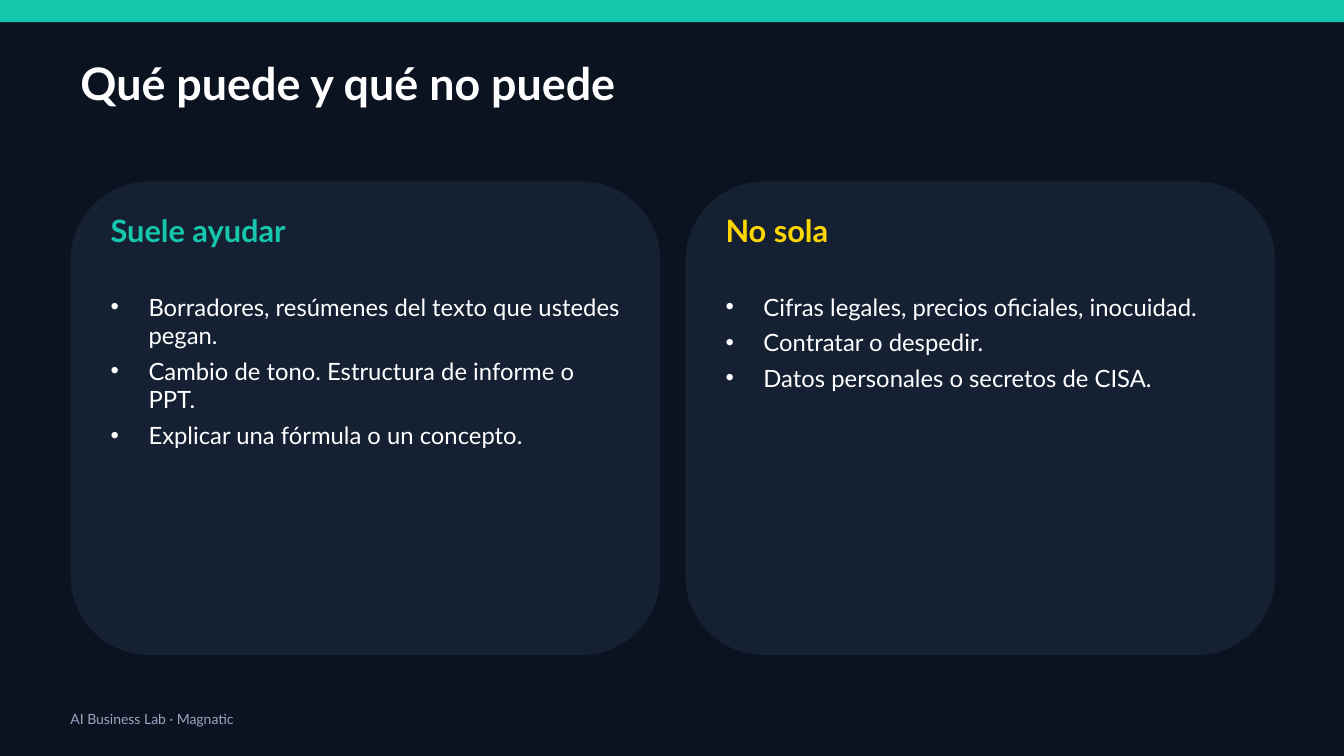
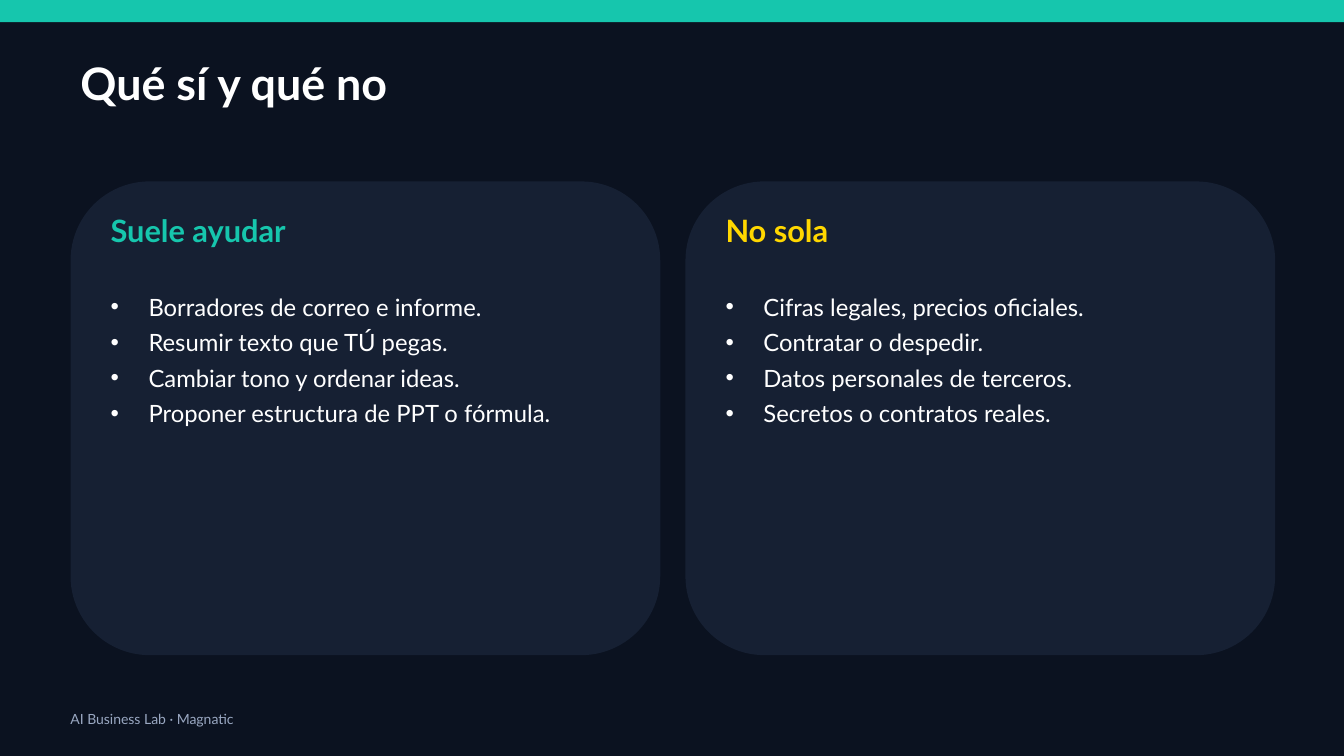
Before and after one commit to xander0408/CURSOS, a slide deck: slide 9 of AI-Business-Lab-Presentacion.pptx (slide 16 before the commit). Drawn at 1344x756 pixels with LibreOffice and Linux fonts; fonts in the diff are those of the drawing. Boxes give left, top, right and bottom in pixels: in the first picture for what was removed or moved away, otherwise in the second. Text is boxed around its words. In the diff, an @@ line names an element or a change of style, - is before the commit and + after.

```diff
--- a/AI-Business-Lab-Presentacion.pptx
+++ b/AI-Business-Lab-Presentacion.pptx
@@ text at [80,67,387,108]: text changed @@
-Qué puede y qué no puede
+Qué sí y qué no
@@ text at [149,298,550,426]: text changed @@
-• Borradores, resúmenes del texto que ustedes pegan.
-• Cambio de tono. Estructura de informe o PPT.
-• Explicar una fórmula o un concepto.
+• Borradores de correo e informe.
+• Resumir texto que TÚ pegas.
+• Cambiar tono y ordenar ideas.
+• Proponer estructura de PPT o fórmula.
@@ text at [763,298,1084,321]: text changed @@
-• Cifras legales, precios oficiales, inocuidad.
+• Cifras legales, precios oficiales.
@@ text at [763,369,1073,422]: text changed @@
-• Datos personales o secretos de CISA.
+• Datos personales de terceros.
+• Secretos o contratos reales.
```
Also in this commit, not shown: 37 other slides changed, 10 slides added, 14 slides removed, 1 other file.
